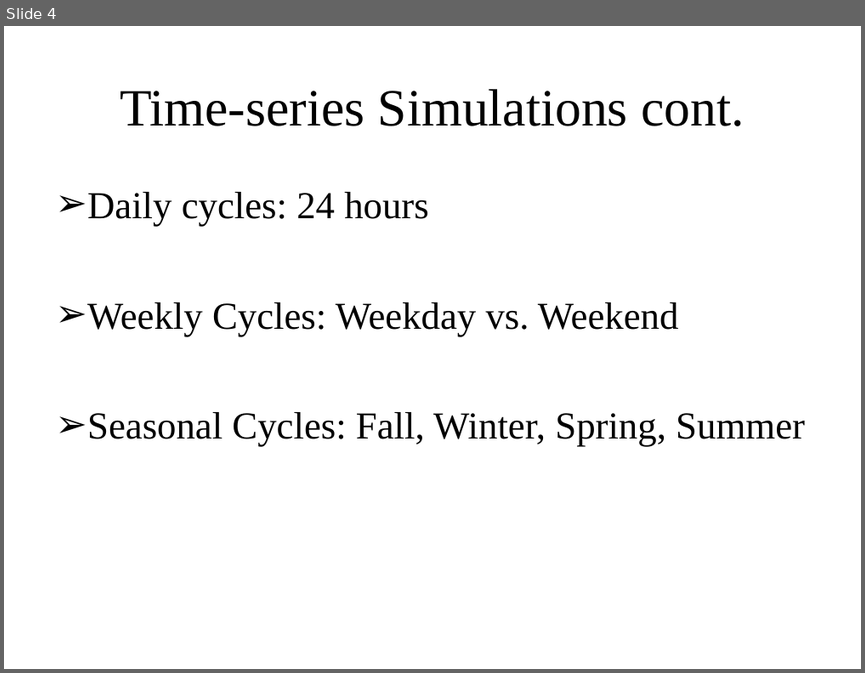
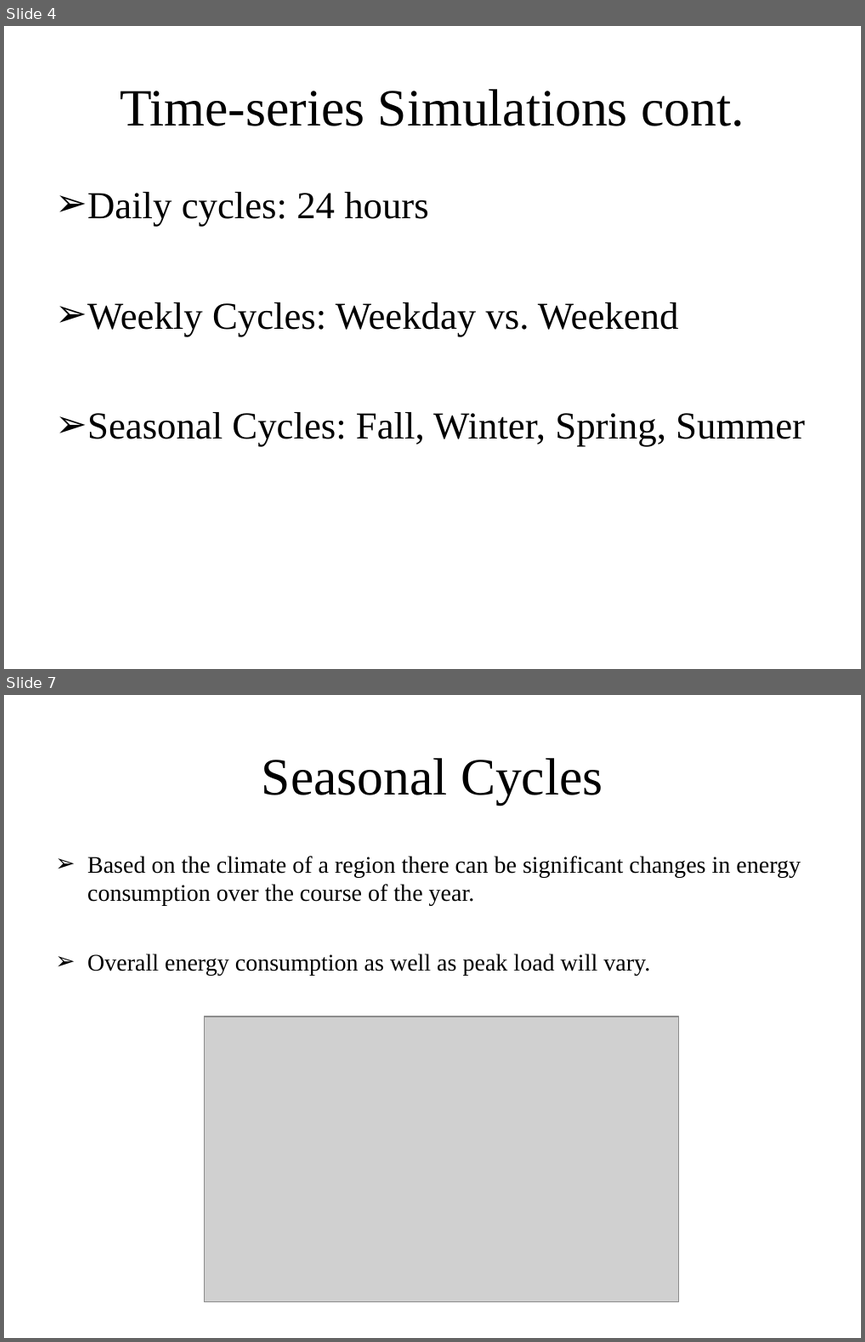
Before and after one commit to gridlab-d/course, a slide deck: Distribution Analysis Course/1.0 - Anual Analysis.ppt. Shown one above the other, each under a label of ours: slide 4 before the commit, slides 4 and 7 after it; the slides between them are not shown. The pictures are 865x673 and 865x1342 pixels, drawn with LibreOffice and Linux fonts; fonts in the diff are those of the drawing; grey boxes stand for pictures. Boxes give left, top, right and bottom in pixels: in the first picture for what was removed or moved away, otherwise in the second. Text is boxed around its words. In the diff, an @@ line names an element or a change of style, - is before the commit and + after.

```diff
--- a/Distribution Analysis Course/1.0 - Anual Analysis.ppt
+++ b/Distribution Analysis Course/1.0 - Anual Analysis.ppt
@@ slide 7 added at <box>4,695,861,1338</box>, background #FFFFFF @@
@@ title added at <box>262,758,602,805</box>, 44 pt, text #000000 @@
+Seasonal Cycles
@@ text added at <box>87,856,800,975</box>, 20 pt, text #000000 @@
+➢ Based on the climate of a region there can be significant changes in energy consumption over the course of the year.
+➢ Overall energy consumption as well as peak load will vary.
@@ picture added at <box>204,1016,677,1302</box> @@
```
Also in this commit, not shown: 1 slide changed, 6 other slides added, 3 slides removed.
